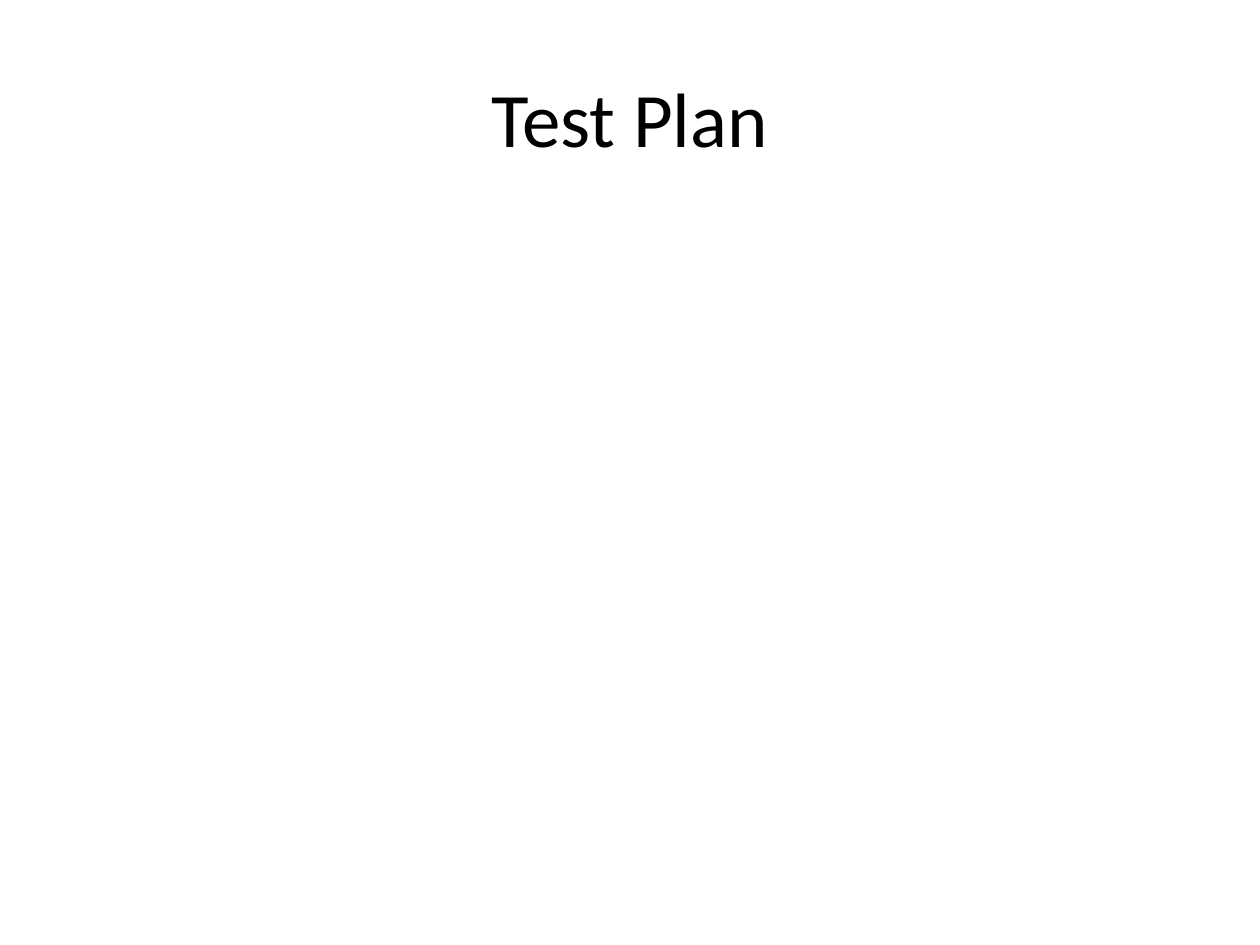
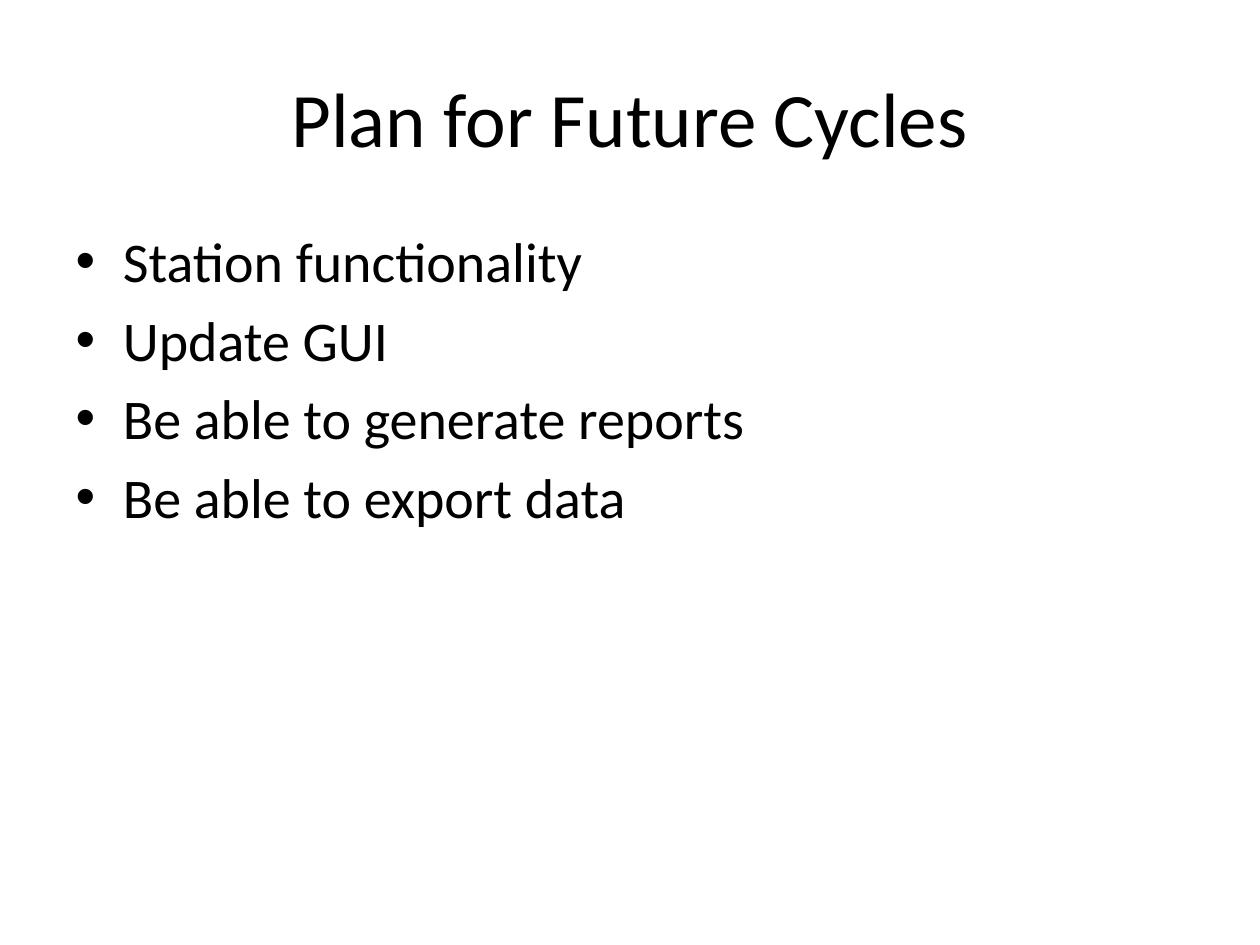
Before and after one commit to TigerCheck/TigerCheck, a slide deck: slide 8 of tigercheck Architectural Spike presentation.pptx. Drawn at 1260x945 pixels with LibreOffice and Linux fonts; fonts in the diff are those of the drawing. Boxes give left, top, right and bottom in pixels: in the first picture for what was removed or moved away, otherwise in the second. Text is boxed around its words. In the diff, an @@ line names an element or a change of style, - is before the commit and + after.

```diff
--- a/tigercheck Architectural Spike presentation.pptx
+++ b/tigercheck Architectural Spike presentation.pptx
@@ title at box(292, 93, 967, 160): text changed @@
-Test Plan
+Plan for Future Cycles
@@ text added at box(123, 243, 744, 527), 32 pt, text #000000 @@
+• Station functionality
+• Update GUI
+• Be able to generate reports
+• Be able to export data
```
Also in this commit, not shown: 2 other slides changed, 4 slides added, 4 slides removed.
